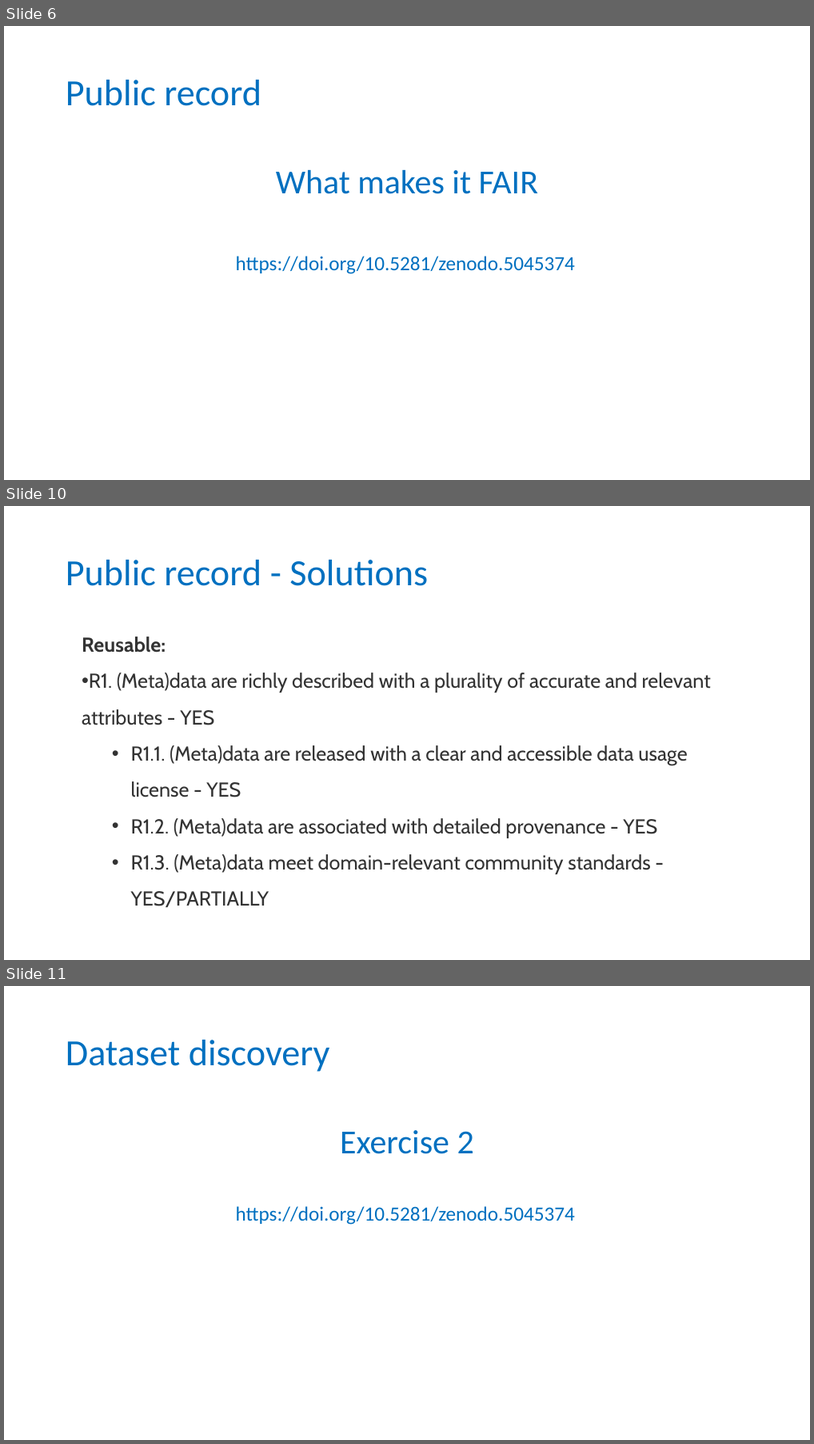
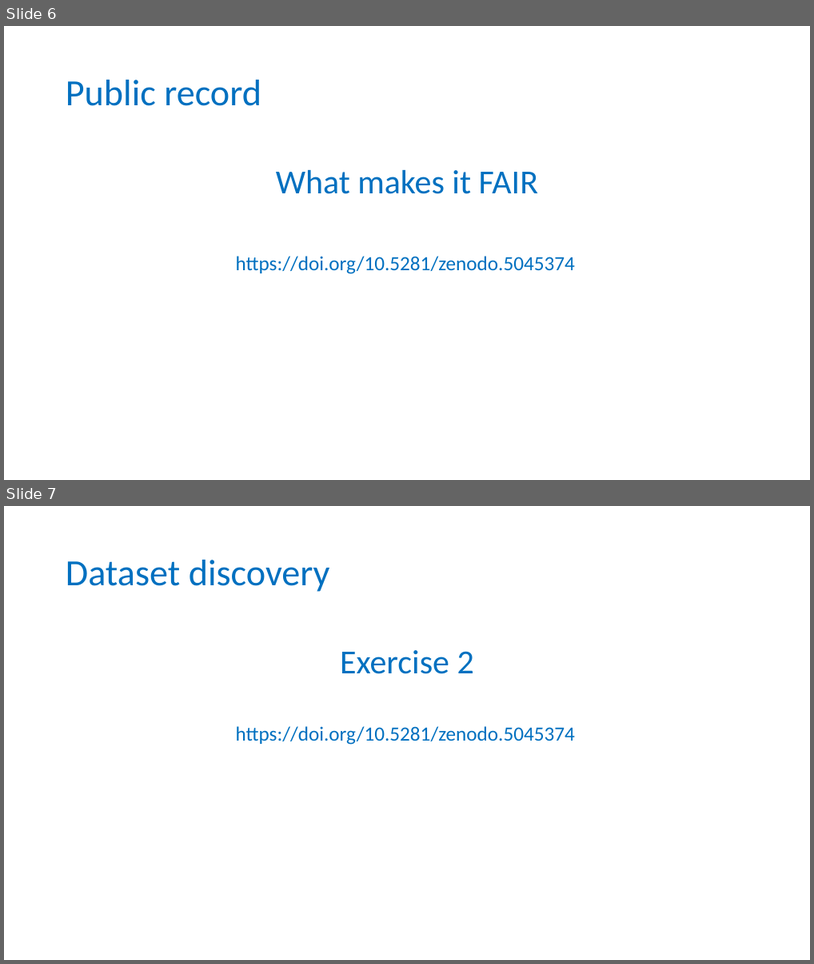
Before and after one commit to tobyhodges/probable-enigma, a slide deck: instructors/04-Public_repositories.pptx. Shown one above the other, each under a label of ours: slides 6, 10 and 11 before the commit, slides 6 and 7 after it; the slides between them are not shown. The pictures are 814x1444 and 814x964 pixels, drawn with LibreOffice and Linux fonts; fonts in the diff are those of the drawing; background and template pictures are left out. Boxes give left, top, right and bottom in pixels: in the first picture for what was removed or moved away, otherwise in the second. Text is boxed around its words. In the diff, an @@ line names an element or a change of style, - is before the commit and + after.

```diff
--- a/instructors/04-Public_repositories.pptx
+++ b/instructors/04-Public_repositories.pptx
@@ slide 10 removed at (4, 506, 810, 960), background #FFFFFF @@
@@ title removed at (66, 560, 428, 586) @@
-Public record - Solutions
@@ text removed at (82, 636, 711, 907) @@
-Reusable:
-• R1. (Meta)data are richly described with a plurality of accurate and relevant attributes - YES
-  • R1.1. (Meta)data are released with a clear and accessible data usage license - YES
-  • R1.2. (Meta)data are associated with detailed provenance - YES
-  • R1.3. (Meta)data meet domain-relevant community standards - YES/PARTIALLY
@@ what was slide 11 is now slide 7 @@
```
Also in this commit, not shown: 1 slide changed, 3 other slides removed, 2 other files.
